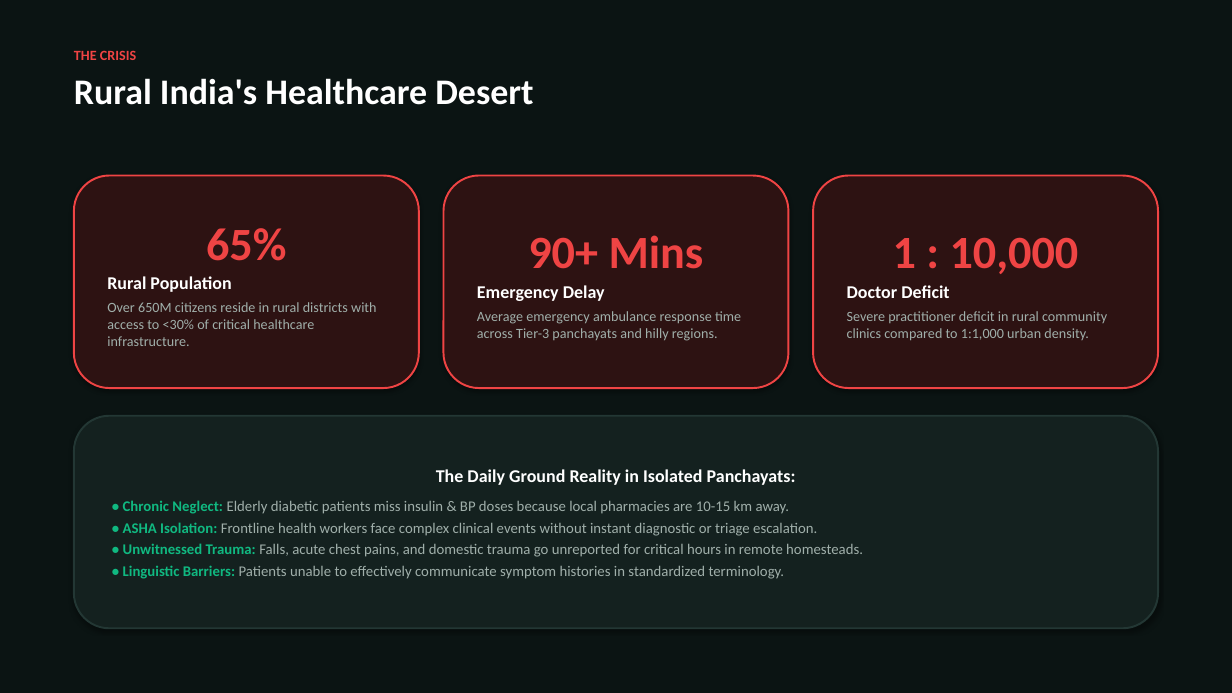
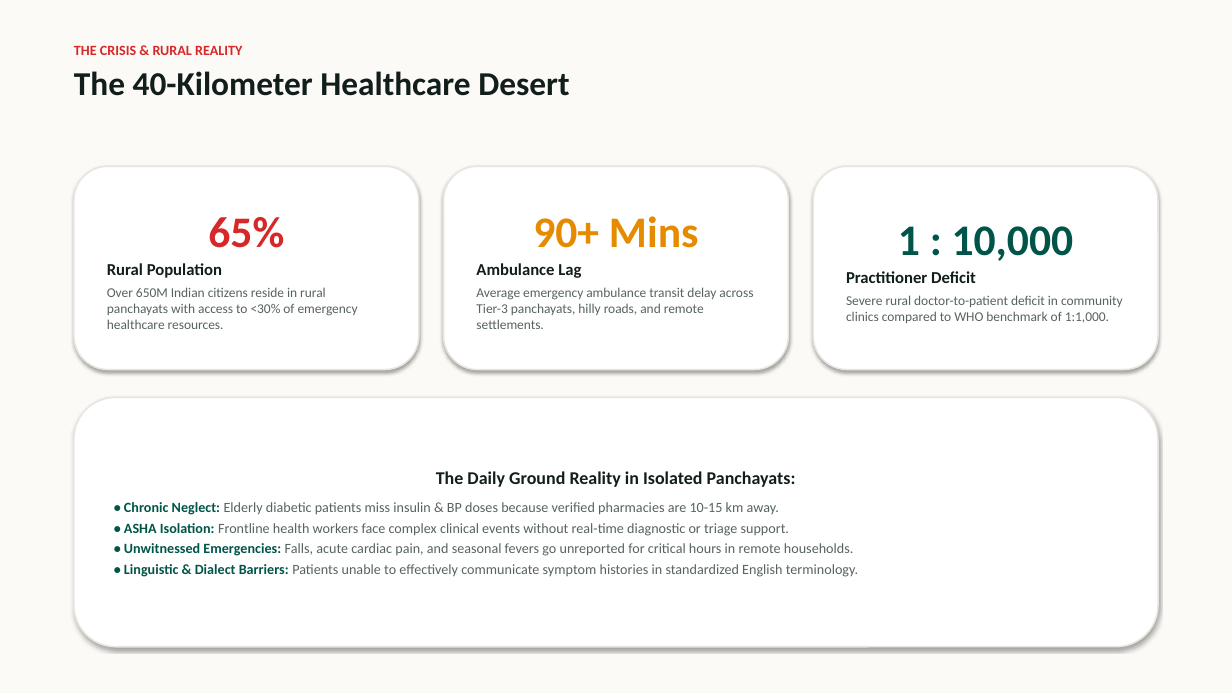
Before and after one commit to jvstin47/AroggyaGram-3, a slide deck: slide 2 of AroggyaGram_Pitch_Deck.pptx. Drawn at 1232x693 pixels with LibreOffice and Linux fonts; fonts in the diff are those of the drawing. Boxes give left, top, right and bottom in pixels: in the first picture for what was removed or moved away, otherwise in the second. Text is boxed around its words. In the diff, an @@ line names an element or a change of style, - is before the commit and + after.

Commit message:
feat: fix broken news image with bottle photo, redesign pitch deck in app theme, and refresh stable APK release

```diff
--- a/AroggyaGram_Pitch_Deck.pptx
+++ b/AroggyaGram_Pitch_Deck.pptx
@@ rectangle at (x1=0, y1=0, x2=1232, y2=693): fill #0B1413 to #FBFAF6 @@
@@ text at (x1=74, y1=45, x2=569, y2=96): text changed; size 28 to 26 pt; text colour #FFFFFF to #121E1C @@
-THE CRISIS
-Rural India's Healthcare Desert
+THE CRISIS & RURAL REALITY
+The 40-Kilometer Healthcare Desert
@@ rounded rectangle "65%" resized from (x1=74, y1=176, x2=419, y2=388) to (x1=74, y1=166, x2=419, y2=370) @@
@@ fill #2D1212 to #FFFFFF; outline #EF4444 1.5 pt to #E8E6DF 1.2 pt in 3 elements at (x1=74, y1=166, x2=419, y2=370), (x1=813, y1=166, x2=1158, y2=370), (x1=444, y1=166, x2=788, y2=370) @@
@@ rounded rectangle "90+ Mins" resized from (x1=444, y1=176, x2=788, y2=388) to (x1=444, y1=166, x2=788, y2=370) @@
@@ rounded rectangle "1 : 10,000" resized from (x1=813, y1=176, x2=1158, y2=388) to (x1=813, y1=166, x2=1158, y2=370) @@
@@ text in rounded rectangle at (x1=107, y1=217, x2=284, y2=278): size 36 to 34 pt, text colour #EF4444 to #D62828 in "65%"; size 14 to 13 pt, text colour #FFFFFF to #121E1C in "Rural Population" @@
@@ text in rounded rectangle at (x1=533, y1=216, x2=699, y2=248): size 36 to 34 pt, text colour #EF4444 to #E68A00 in "90+ Mins" @@
@@ text in rounded rectangle at (x1=898, y1=226, x2=1074, y2=261): size 36 to 34 pt, text colour #EF4444 to #005448 in "1 : 10,000" @@
@@ text in rounded rectangle at (x1=476, y1=263, x2=753, y2=329): text changed; size 11 to 10.5 pt; text colour #A0AFAA to #576361 @@
-Emergency Delay
-Average emergency ambulance response time across Tier-3 panchayats and hilly regions.
+Ambulance Lag
+Average emergency ambulance transit delay across Tier-3 panchayats, hilly roads, and remote settlements.
@@ text in rounded rectangle at (x1=107, y1=287, x2=358, y2=329): text changed; size 11 to 10.5 pt; text colour #A0AFAA to #576361 @@
-Over 650M citizens reside in rural districts with access to <30% of critical healthcare infrastructure.
+Over 650M Indian citizens reside in rural panchayats with access to <30% of emergency healthcare resources.
@@ text in rounded rectangle at (x1=846, y1=271, x2=1123, y2=323): text changed; size 11 to 10.5 pt; text colour #A0AFAA to #576361 @@
-Doctor Deficit
-Severe practitioner deficit in rural community clinics compared to 1:1,000 urban density.
+Practitioner Deficit
+Severe rural doctor-to-patient deficit in community clinics compared to WHO benchmark of 1:1,000.
@@ rounded rectangle "The Daily Ground Reality in ..." resized from (x1=74, y1=416, x2=1158, y2=628) to (x1=74, y1=397, x2=1158, y2=647) @@
@@ rounded rectangle "The Daily Ground Reality in ..." at (x1=74, y1=397, x2=1158, y2=647): fill #14211F to #FFFFFF; outline #233734 1.5 pt to #E8E6DF 1.2 pt @@
@@ text in rounded rectangle at (x1=436, y1=471, x2=796, y2=487): text colour #FFFFFF to #121E1C in "The Daily Ground Reality in Isolated Panchayats:" @@
@@ text in rounded rectangle at (x1=124, y1=502, x2=858, y2=577): text changed; size 11.5 to 11 pt; text colour #A0AFAA to #576361 @@
-• Chronic Neglect: Elderly diabetic patients miss insulin & BP doses because local pharmacies are 10-15 km away.
-• ASHA Isolation: Frontline health workers face complex clinical events without instant diagnostic or triage escalation.
-• Unwitnessed Trauma: Falls, acute chest pains, and domestic trauma go unreported for critical hours in remote homesteads.
-• Linguistic Barriers: Patients unable to effectively communicate symptom histories in standardized terminology.
+• Chronic Neglect: Elderly diabetic patients miss insulin & BP doses because verified pharmacies are 10-15 km away.
+• ASHA Isolation: Frontline health workers face complex clinical events without real-time diagnostic or triage support.
+• Unwitnessed Emergencies: Falls, acute cardiac pain, and seasonal fevers go unreported for critical hours in remote households.
+• Linguistic & Dialect Barriers: Patients unable to effectively communicate symptom histories in standardized English terminology.
```
Also in this commit, not shown: 6 other slides changed, 1 slide added, 1 slide removed, 9 other files.
